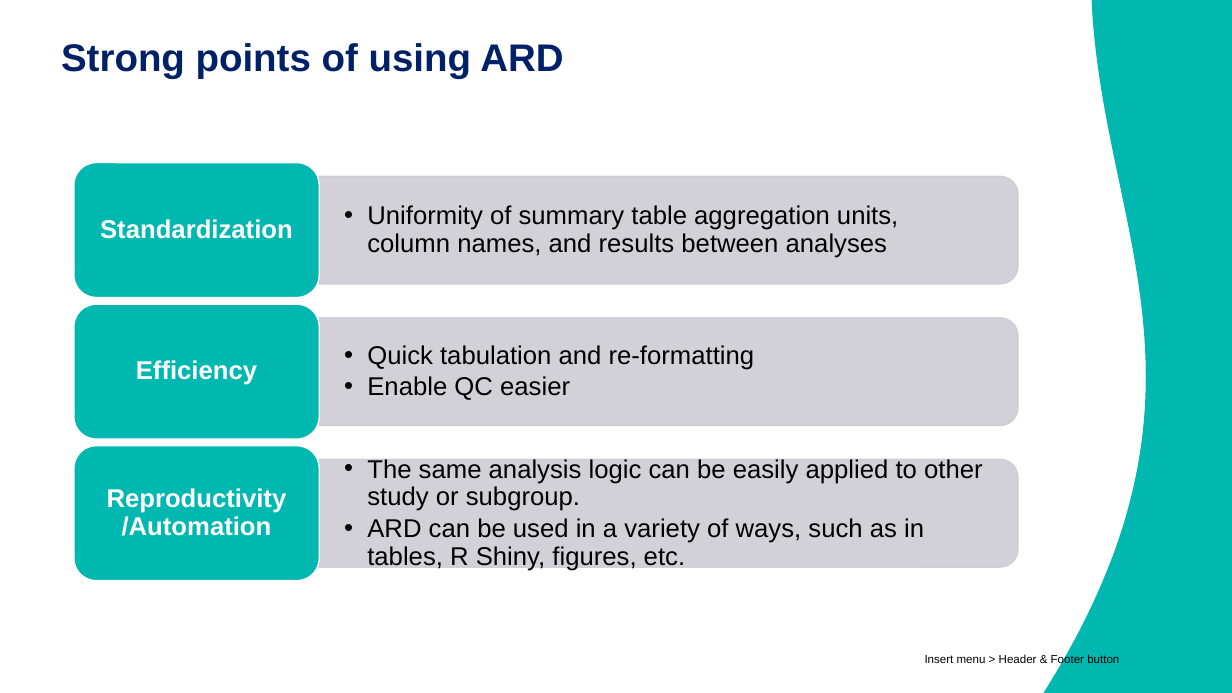
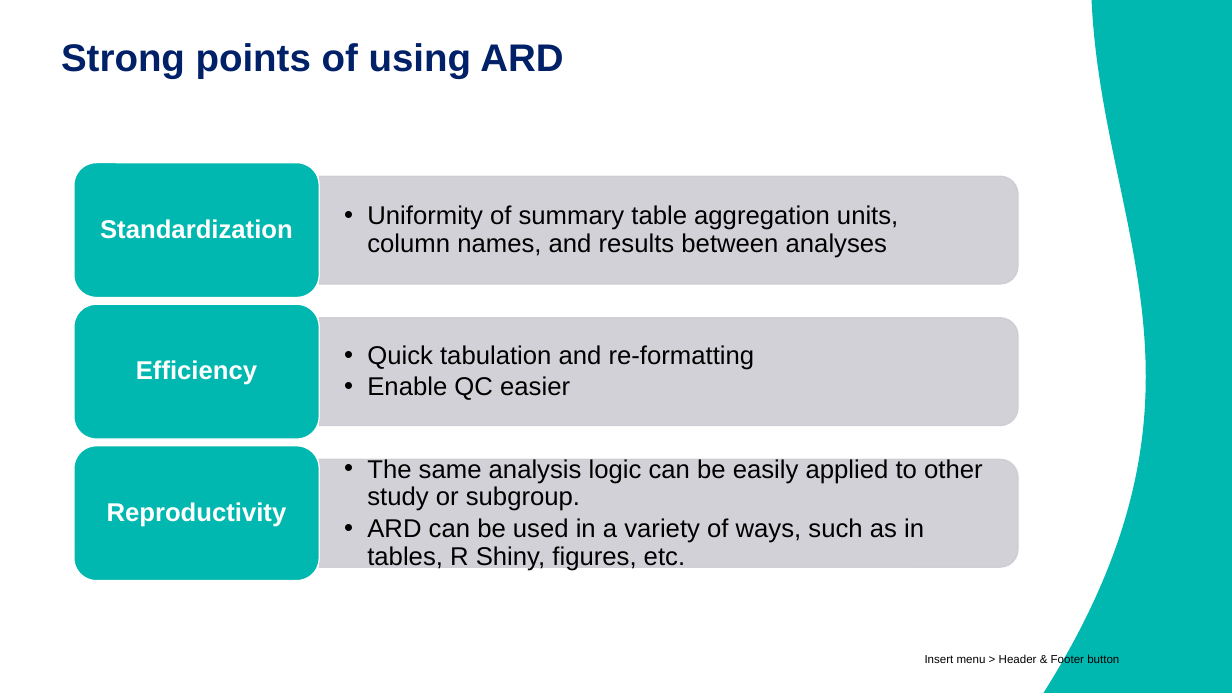
Before and after one commit to R-with-Pharma-Labo/Meetup_1, a slide deck: slide 7 of Materials/1640-1700_Goto/08Apr2026_R_with_Pharma_Lab.pptx. Drawn at 1232x693 pixels with LibreOffice and Linux fonts; fonts in the diff are those of the drawing; background and template pictures are left out. Boxes give left, top, right and bottom in pixels: in the first picture for what was removed or moved away, otherwise in the second. Text is boxed around its words. In the diff, an @@ line names an element or a change of style, - is before the commit and + after.

```diff
--- a/Materials/1640-1700_Goto/08Apr2026_R_with_Pharma_Lab.pptx
+++ b/Materials/1640-1700_Goto/08Apr2026_R_with_Pharma_Lab.pptx
@@ text at [107,502,287,527]: text changed @@
-Reproductivity /Automation
+Reproductivity
```
Also in this commit, not shown: 4 other slides changed.
